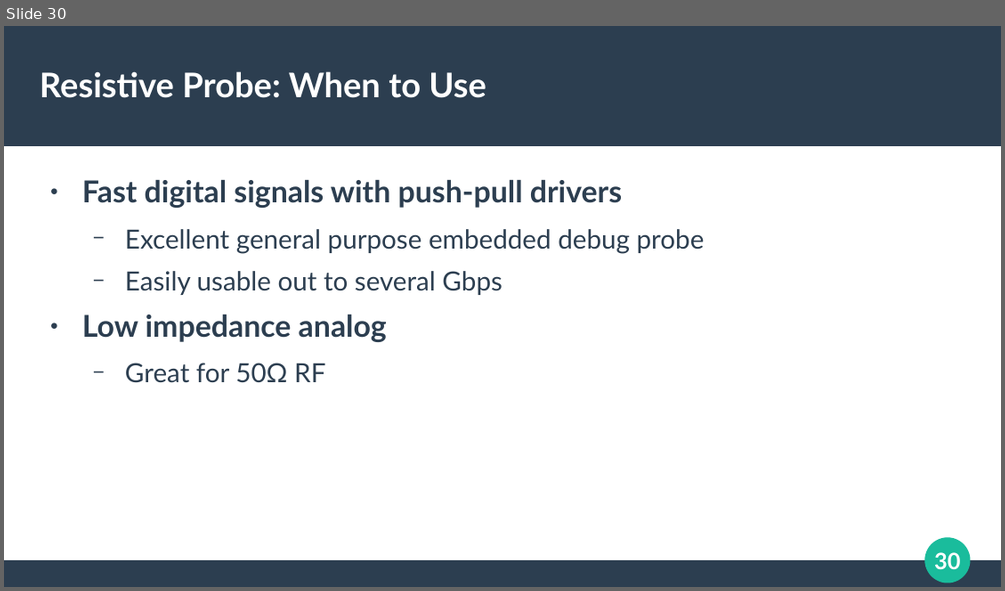
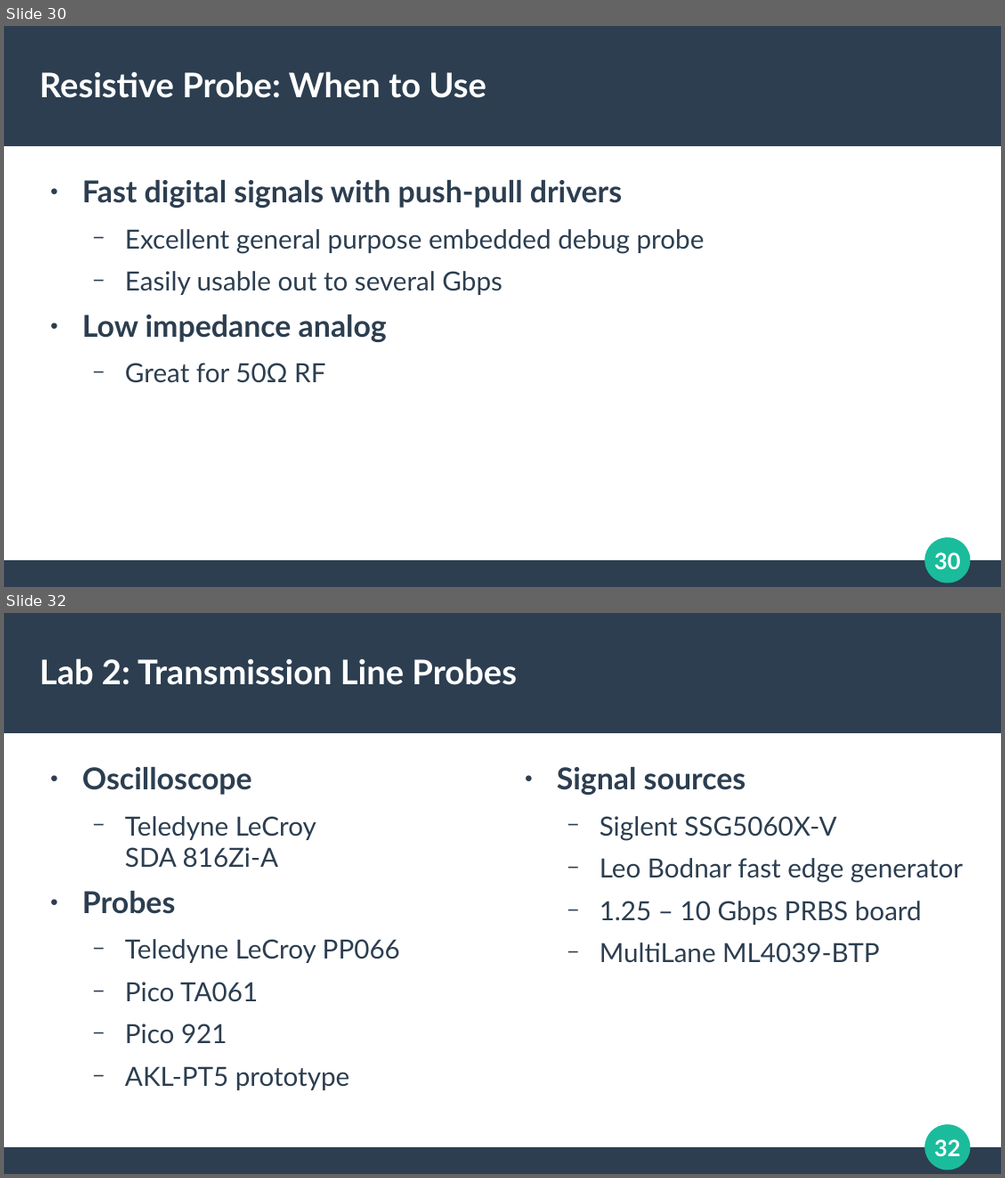
Before and after one commit to azonenberg/electronics-training, a slide deck: oscilloscope-probing/sec03-resistive.odp. Shown one above the other, each under a label of ours: slide 30 before the commit, slides 30 and 32 after it; the slides between them are not shown. The pictures are 1005x591 and 1005x1178 pixels, drawn with LibreOffice and Linux fonts; fonts in the diff are those of the drawing. Boxes give left, top, right and bottom in pixels: in the first picture for what was removed or moved away, otherwise in the second. Text is boxed around its words. In the diff, an @@ line names an element or a change of style, - is before the commit and + after.

```diff
--- a/oscilloscope-probing/sec03-resistive.odp
+++ b/oscilloscope-probing/sec03-resistive.odp
@@ slide 32 added at bbox=[4, 613, 1001, 1174], background #FFFFFF; not listed: 4 template elements that a slide beside it also shows @@
@@ title added at bbox=[40, 658, 517, 685], 27 pt, text #FFFFFF, bold @@
+Lab 2: Transmission Line Probes
@@ text added at bbox=[82, 767, 400, 1090], 21 pt, text #2C3E50 @@
+● Oscilloscope
+  − Teledyne LeCroy
+    SDA 816Zi-A
+● Probes
+  − Teledyne LeCroy PP066
+  − Pico TA061
+  − Pico 921
+  − AKL-PT5 prototype
@@ text added at bbox=[557, 767, 963, 963], 21 pt, text #2C3E50 @@
+● Signal sources
+  − Siglent SSG5060X-V
+  − Leo Bodnar fast edge generator
+  − 1.25 – 10 Gbps PRBS board
+  − MultiLane ML4039-BTP
```
Also in this commit, not shown: 8 slides changed, 5 other slides added, 1 slide removed, 5 other files.
